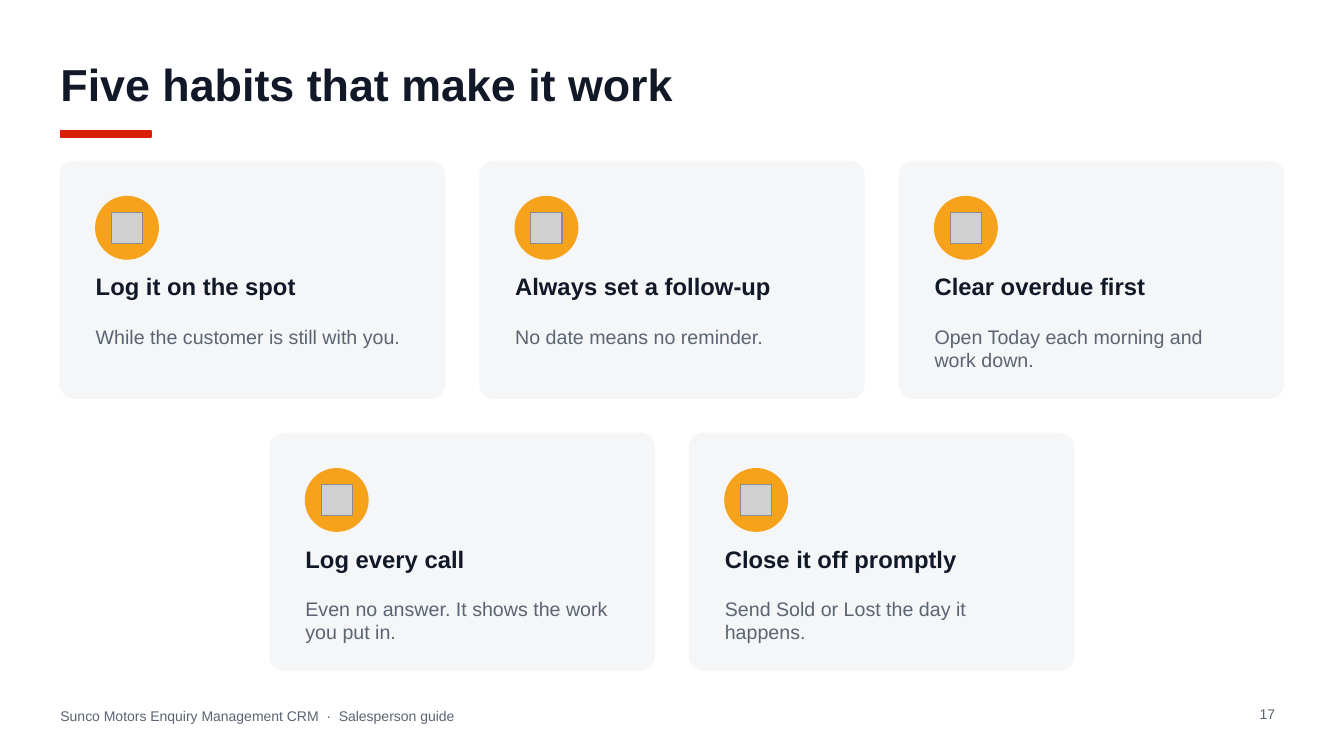
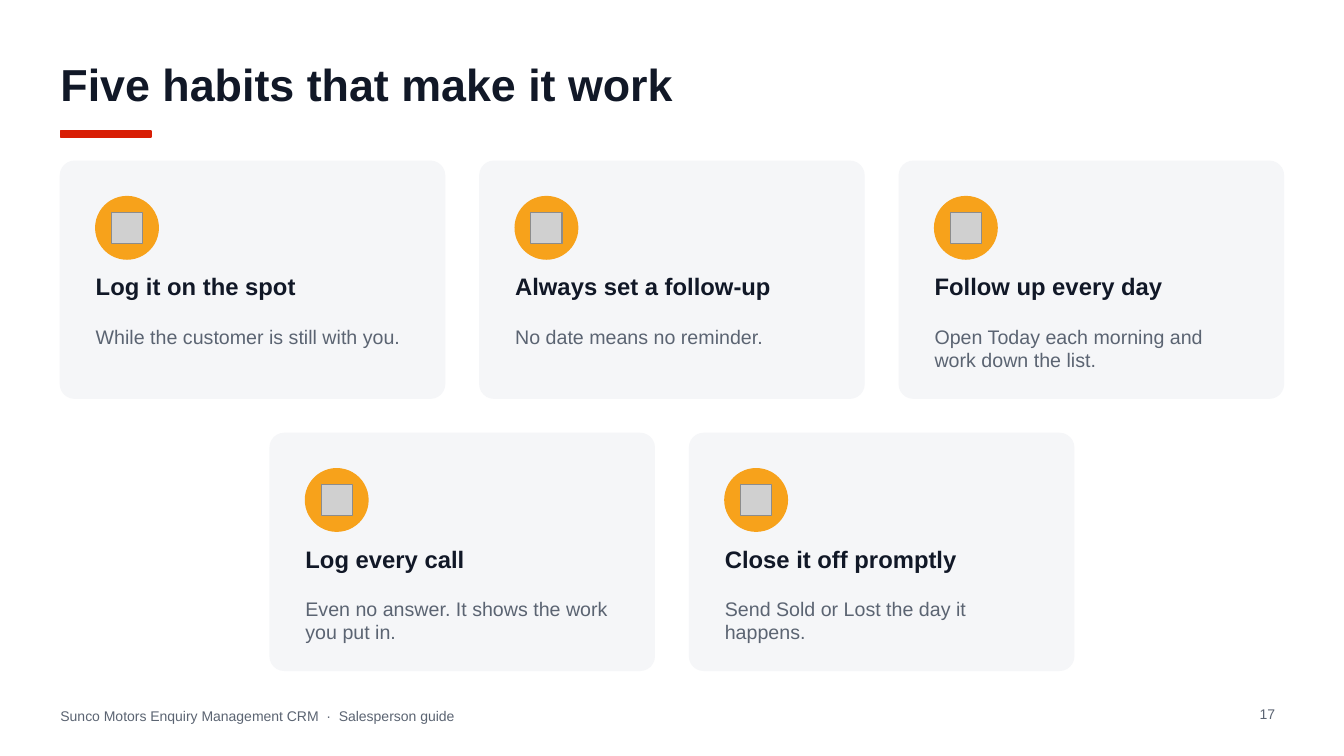
Before and after one commit to jakeeeecurran/walkin-management, a slide deck: slide 17 of docs/training/Sunco-Motors-Enquiry-CRM-Salesperson-Guide.pptx. Drawn at 1344x756 pixels with LibreOffice and Linux fonts; fonts in the diff are those of the drawing; grey boxes stand for pictures. Boxes give left, top, right and bottom in pixels: in the first picture for what was removed or moved away, otherwise in the second. Text is boxed around its words. In the diff, an @@ line names an element or a change of style, - is before the commit and + after.

```diff
--- a/docs/training/Sunco-Motors-Enquiry-CRM-Salesperson-Guide.pptx
+++ b/docs/training/Sunco-Motors-Enquiry-CRM-Salesperson-Guide.pptx
@@ text at box(935, 277, 1162, 300): text changed @@
-Clear overdue first
+Follow up every day
@@ text at box(935, 330, 1203, 367): text changed @@
-Open Today each morning and work down.
+Open Today each morning and work down the list.
```
Also in this commit, not shown: 3 other slides changed, 3 other files.
